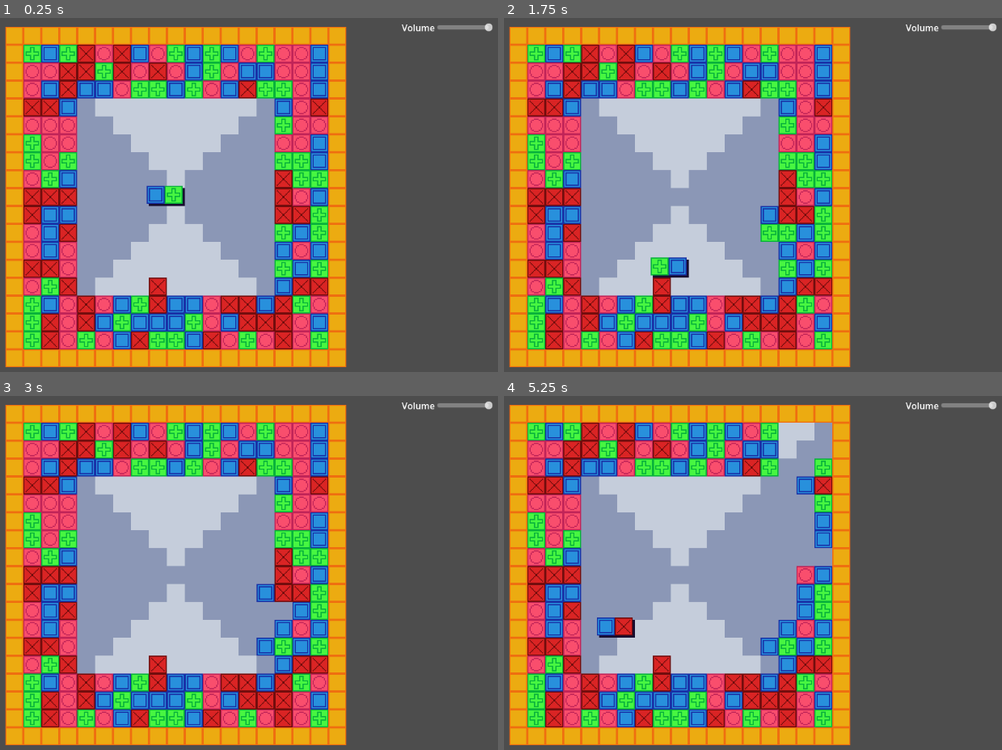
Above: before the commit, frames 1-4 (two rows, left to right).
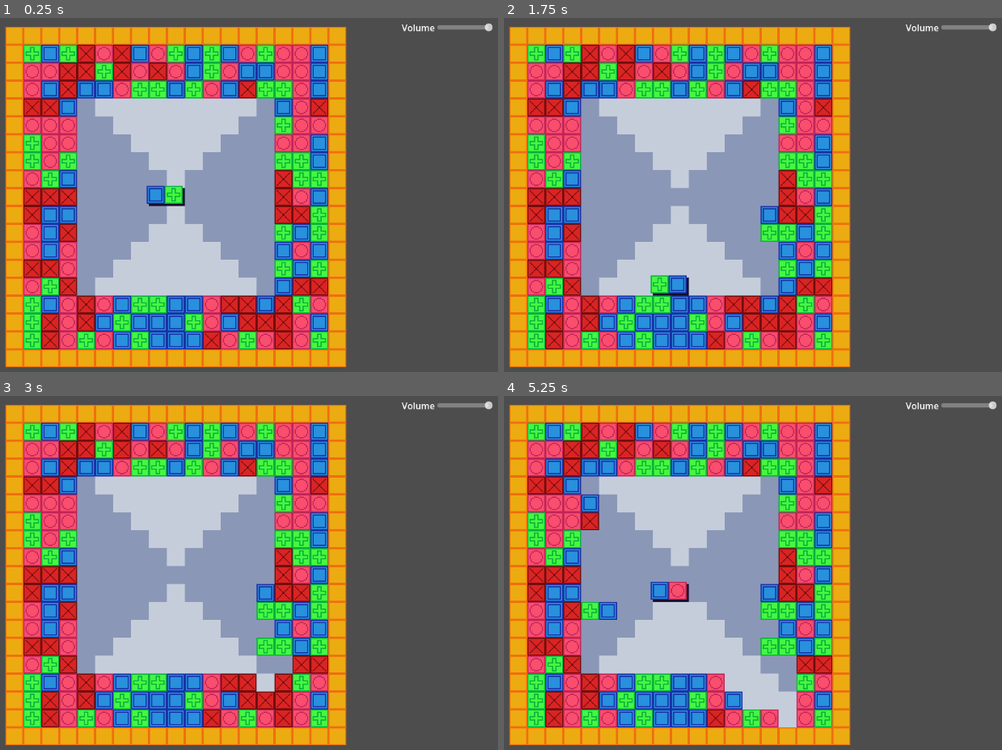
Above: after the commit, the same moments.

Repository: OwlyCode/LD54
Game: Godot game, scene res://game.tscn
The game is run twice, just before and just after one commit, with the same random seed, the same clock (stepped at 60 frames per second) and the same inputs.
Inputs:
- Up to frame 1 (0.25 s): no input
- Up to frame 2 (1.75 s): tap Enter at 0.5 s; hold Right (right) 0.53-1.28 s; tap X (lock) at 0.6, 1.35 s; tap Space (rotate) at 1.25 s; hold Down (down) from 1.28 s (still down)
- Up to frame 3 (3 s): tap Enter at 2 s; release Down (down) at 2.03 s; hold Right (right) 2.03-2.78 s; tap Space (rotate) at 2.1, 2.75 s; tap X (lock) at 2.3, 2.85 s; hold Up (up) from 2.78 s (still down)
- Up to frame 4 (5.25 s): release Up (up) at 3.53 s; hold Left (left) 3.53-5.03 s; tap X (lock) at 3.6, 4.55, 5.1 s; tap Enter at 4.25 s; tap Space (rotate) at 4.35 s; hold Down (down) from 5.03 s (still down)

The runs differ from the first frame. In frame 1, 0.9% of the frame differs, in the area x 26-38%, y 73-94%; in frame 2, 1.6%; in frame 3, 1.9%; in frame 4, 9.4%, in the area x 15-66%, y 7-94%.

Commit message:
New work mode

Diff:
--- a/Global.gd
+++ b/Global.gd
@@ -9,6 +9,7 @@
 var LOCK_TIME = 0.01
 var COMBO_TIME = 0.5
 var ACTION_TIME = 0.05
+var FILL_COOLDOWN = 5.0
 
 func _ready():
 	var root = get_tree().get_root()
--- a/TileMap.gd
+++ b/TileMap.gd
@@ -17,6 +17,7 @@
 
 var lock_cooldown = Global.LOCK_TIME
 var combo_cooldown = Global.COMBO_TIME
+var fill_cooldown = Global.FILL_COOLDOWN
 
 enum { DROPPING, LOCKING, MATCHING }
 
@@ -54,7 +55,6 @@
 	populate()
 
 	spawn_piece()
-	test_scenario()
 
 func populate():
 	for i in range(0, Global.GRID_SIZE):
@@ -300,41 +300,6 @@
 		set_cell(0, Vector2i(cell[0], cell[1]), 1, Vector2i(1, 1))
 		active_grid.set_cell(0, Vector2i(cell[0], cell[1]), 1, cell[2].get_color())
 
-		# var projection = Vector2i(cell[0], cell[1])
-		# var grav = gravity[cell[0]][cell[1]]
-
-		# if grav == Block.DOWN:
-		# 	var x = cell[1]
-
-		# 	while x < Global.GRID_SIZE and state[cell[0]][x] == null:
-		# 		projection = Vector2i(cell[0], x)
-		# 		x += 1
-
-		# if grav == Block.RIGHT:
-		# 	var x = cell[0]
-
-		# 	while x < Global.GRID_SIZE and state[x][cell[1]] == null:
-		# 		projection = Vector2i(x, cell[1])
-		# 		x += 1
-
-		# if grav == Block.LEFT:
-		# 	var x = cell[1]
-
-		# 	while x >= 0 and state[x][cell[1]] == null:
-		# 		projection = Vector2i(x, cell[1])
-		# 		x -= 1
-
-		# if grav == Block.UP:
-		# 	var x = cell[0]
-
-		# 	while x >= 0 and state[cell[0]][x] == null:
-		# 		projection = Vector2i(cell[0], x)
-		# 		x -= 1
-
-		# set_cell(0, projection, 1, cell[2].get_color() + Vector2i(0, 2))
-
-
-
 func _process(delta):
 	draw(delta)
 	display_debug()
@@ -437,8 +402,15 @@
 	interacted = false
 
 	if game_state == DROPPING:
+		fill_cooldown -= delta
+
+		if fill_cooldown < 0:
+			fill()
+			fill_cooldown = Global.FILL_COOLDOWN
+
 		if Input.is_action_just_pressed("lock") and is_touching():
 			set_game_state(LOCKING)
+
 
 func is_touching():
 	for x in active_cells:
@@ -453,3 +425,57 @@
 
 	for x in fluid_cells:
 		debug_ts.set_cell(0, Vector2i(x[0], x[1]), 1, Vector2i(2, 3))
+
+
+func is_column_full(x):
+	for i in range(0, Global.GRID_SIZE):
+		if state[x][i] == null:
+			return false
+
+	return true
+
+func is_line_full(x):
+	for i in range(0, Global.GRID_SIZE):
+		if state[i][x] == null:
+			return false
+
+	return true
+
+
+func fill():
+	var left = 0
+	var right = Global.GRID_SIZE - 1
+	var top = 0
+	var bottom = Global.GRID_SIZE - 1
+
+	while is_column_full(left) and left < Global.GRID_SIZE/2:
+		left += 1
+
+	while is_column_full(right) and right > Global.GRID_SIZE/2:
+		right -= 1
+
+	while is_line_full(top) and top < Global.GRID_SIZE/2:
+		top += 1
+
+	while is_line_full(bottom) and bottom > Global.GRID_SIZE/2:
+		bottom -= 1
+
+
+	for i in range(0, Global.GRID_SIZE):
+		if state[left][i] == null:
+			state[left][i] = Block.new_random()
+
+	for i in range(0, Global.GRID_SIZE):
+		if state[right][i] == null:
+			state[right][i] = Block.new_random()
+
+
+	for i in range(0, Global.GRID_SIZE):
+		if state[i][bottom] == null:
+			state[i][bottom] = Block.new_random()
+
+	for i in range(0, Global.GRID_SIZE):
+		if state[i][top] == null:
+			state[i][top] = Block.new_random()
+
+	print([left, right, top, bottom])
